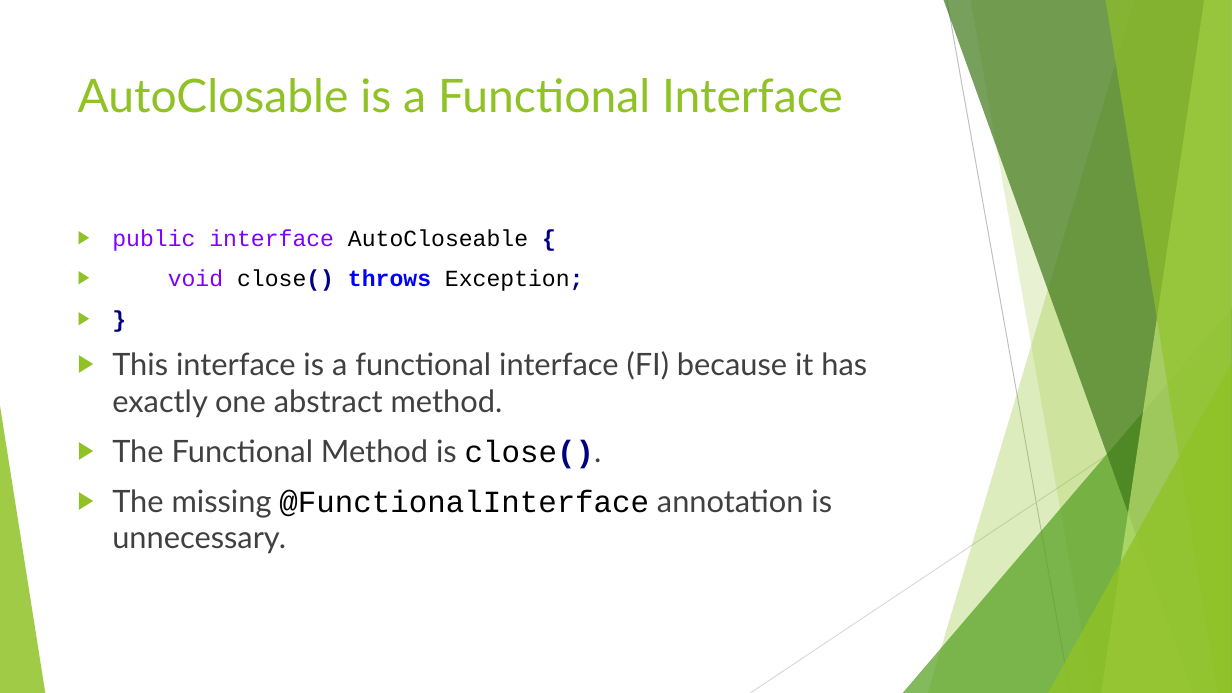
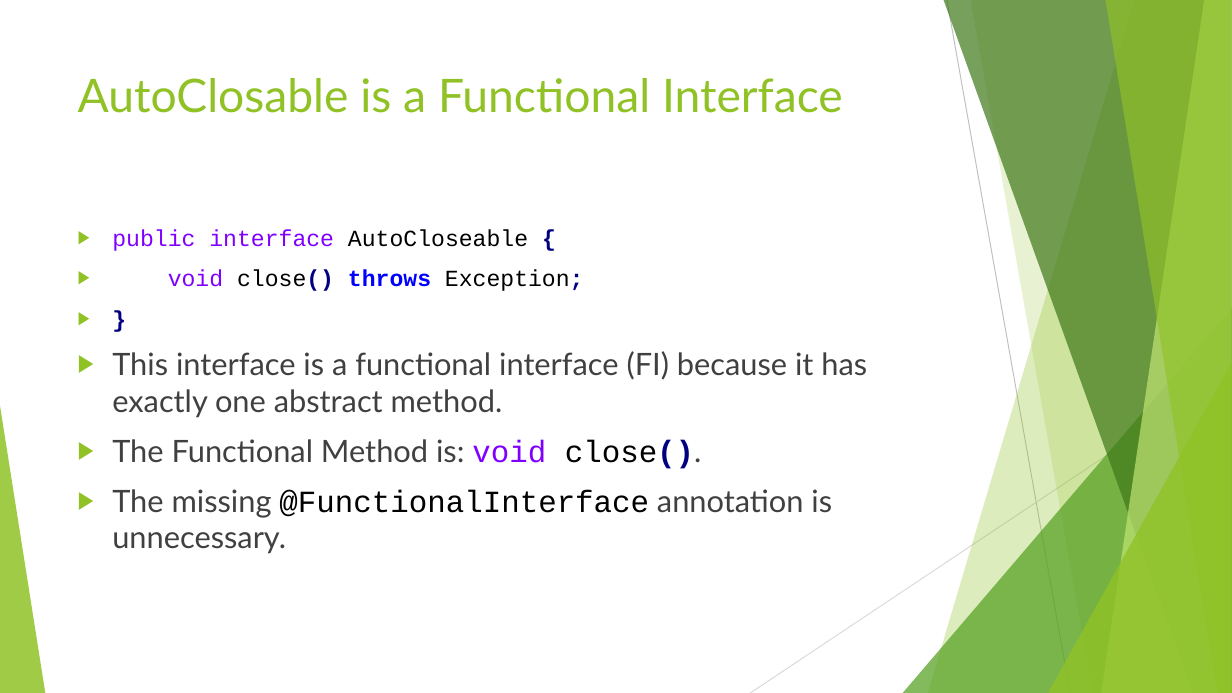
Before and after one commit to RichardRoda/2017-CodePaLOUsa-Lambda, a slide deck: slide 43 of Learning to Love the Lambda in the Stream.pptx. Drawn at 1232x693 pixels with LibreOffice and Linux fonts; fonts in the diff are those of the drawing. Boxes give left, top, right and bottom in pixels: in the first picture for what was removed or moved away, otherwise in the second. Text is boxed around its words. In the diff, an @@ line names an element or a change of style, - is before the commit and + after.

```diff
--- a/Learning to Love the Lambda in the Stream.pptx
+++ b/Learning to Love the Lambda in the Stream.pptx
@@ text at (112,439,702,469): text changed @@
-▶ The Functional Method is close().
+▶ The Functional Method is: void close().
```
Also in this commit, not shown: 4 other slides changed, 1 other file.
